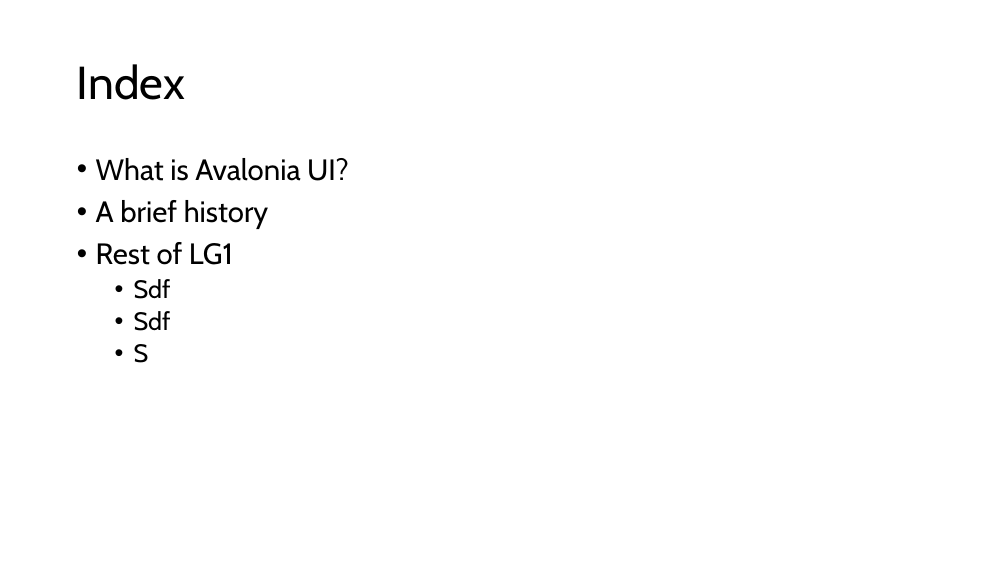
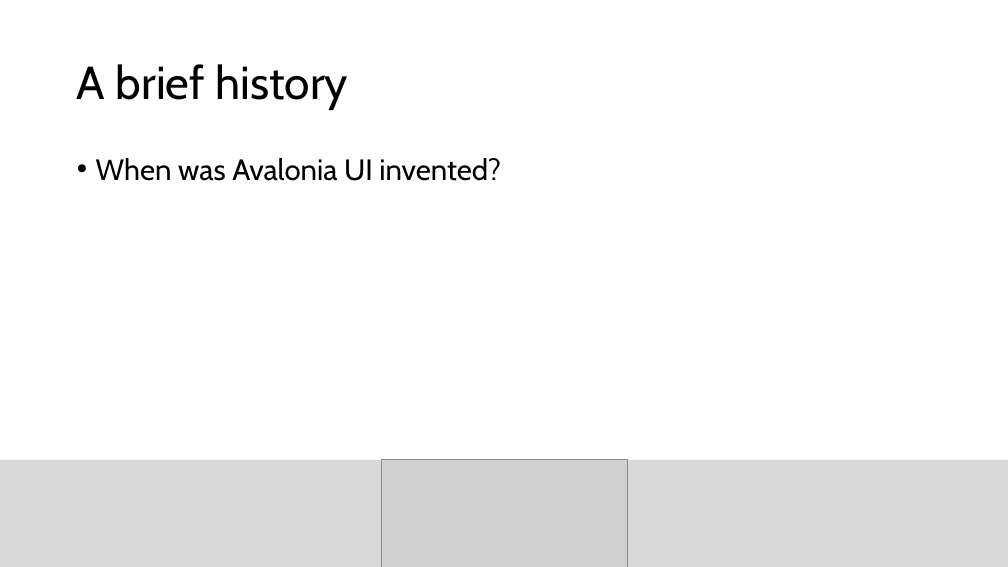
Before and after one commit to sebivenlo/esd-2024-avaloniaui, a slide deck: slide 4 of presentation/AvaloniaUI_presentation.pptx (slide 2 before the commit). Drawn at 1008x567 pixels with LibreOffice and Linux fonts; fonts in the diff are those of the drawing; grey boxes stand for pictures. Boxes give left, top, right and bottom in pixels: in the first picture for what was removed or moved away, otherwise in the second. Text is boxed around its words. In the diff, an @@ line names an element or a change of style, - is before the commit and + after.

```diff
--- a/presentation/AvaloniaUI_presentation.pptx
+++ b/presentation/AvaloniaUI_presentation.pptx
@@ title at [77,64,348,110]: text changed @@
-Index
+A brief history
@@ text at [96,158,501,181]: text changed @@
-• What is Avalonia UI?
-• A brief history
-• Rest of LG1
-  • Sdf
-  • Sdf
-  • S
+• When was Avalonia UI invented?
@@ rectangle added at [0,460,1008,567], fill #D9D9D9 @@
@@ picture added at [381,460,628,567] @@
```
Also in this commit, not shown: 1 other slide changed, 8 slides added, 1 slide removed.
